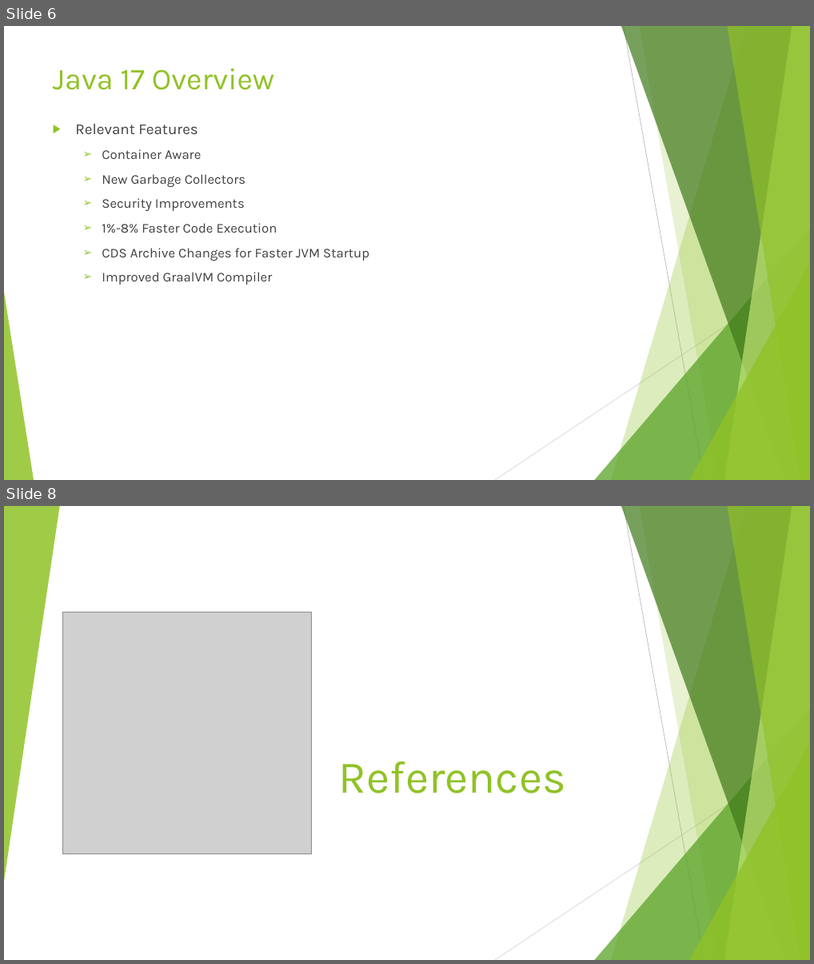
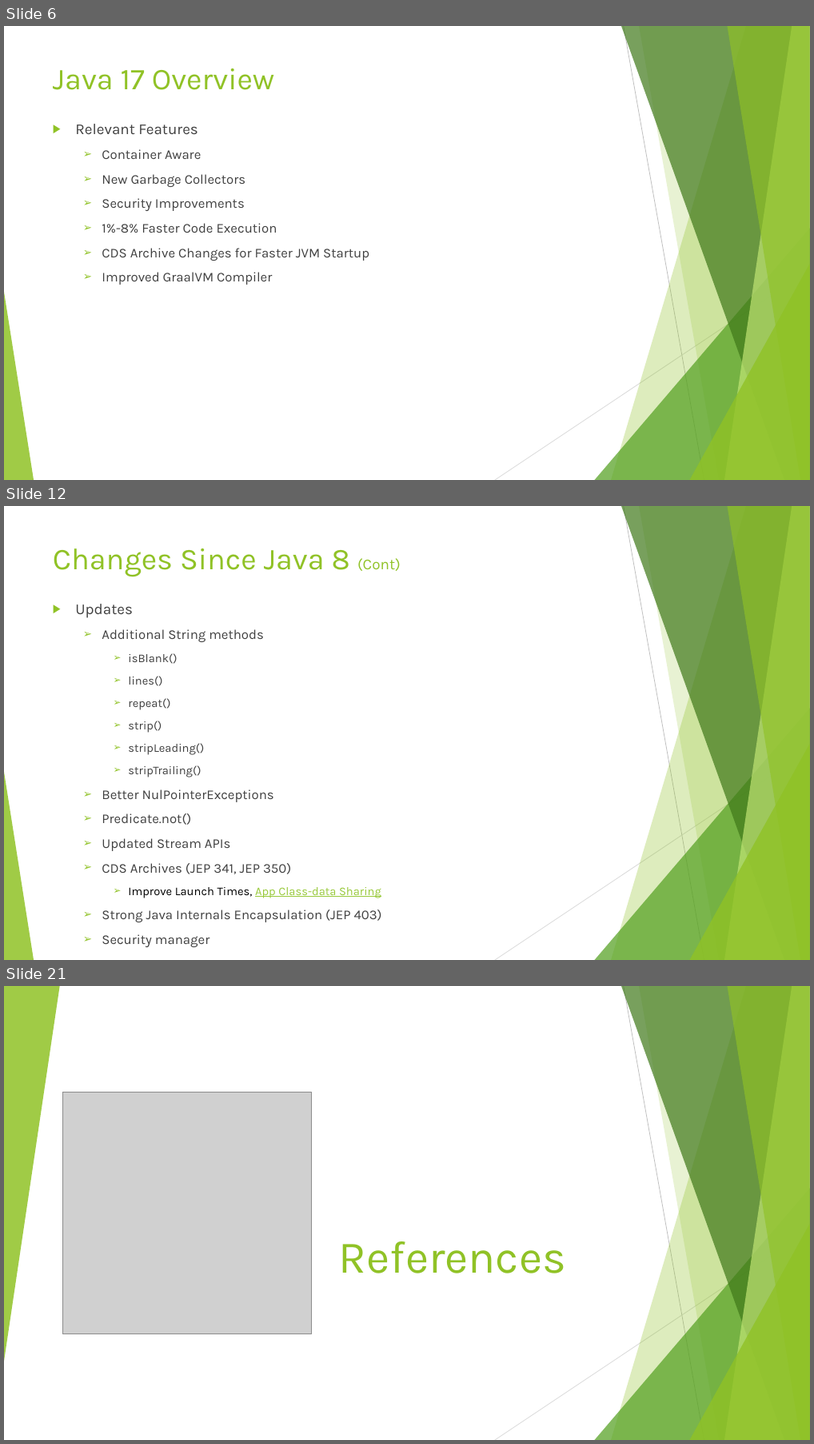
Before and after one commit to Rohan427/Qpid4Graal, a slide deck: doc/reference/Java_17 _Upgrade.pptx. Shown one above the other, each under a label of ours: slides 6 and 8 before the commit, slides 6, 12 and 21 after it; the slides between them are not shown. The pictures are 814x964 and 814x1444 pixels, drawn with LibreOffice and Linux fonts; fonts in the diff are those of the drawing; grey boxes stand for pictures. Boxes give left, top, right and bottom in pixels: in the first picture for what was removed or moved away, otherwise in the second. Text is boxed around its words. In the diff, an @@ line names an element or a change of style, - is before the commit and + after.

Commit message:
Java 17 Upgrade PPT v2

```diff
--- a/doc/reference/Java_17 _Upgrade.pptx
+++ b/doc/reference/Java_17 _Upgrade.pptx
@@ slide 12 added at box(4, 506, 810, 960), background #FFFFFF; not listed: 10 template elements that a slide beside it also shows @@
@@ title added at box(53, 548, 401, 576), 36 pt, text #90C226 @@
+Changes Since Java 8 (Cont)
@@ text added at box(75, 604, 382, 922), 16 pt, text #404040 @@
+▶ Updates
+  ➢ Additional String methods
+    ➢ isBlank()
+    ➢ lines()
+    ➢ repeat()
+    ➢ strip()
+    ➢ stripLeading()
+    ➢ stripTrailing()
+  ➢ Better NulPointerExceptions
+  ➢ Predicate.not()
+  ➢ Updated Stream APIs
+  ➢ CDS Archives (JEP 341, JEP 350)
+    ➢ Improve Launch Times, App Class-data Sharing
+  ➢ Strong Java Internals Encapsulation (JEP 403)
+  ➢ Security manager
@@ what was slide 8 is now slide 21 @@
```
Also in this commit, not shown: 3 slides changed, 12 other slides added, 1 other file.
